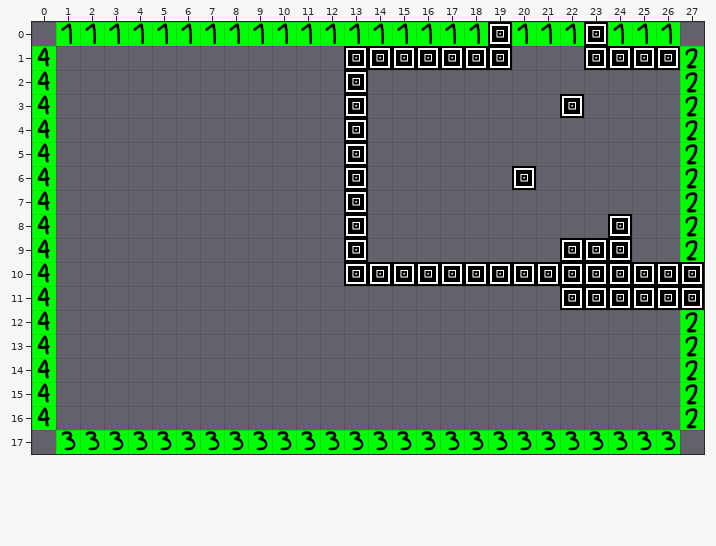
A Tiled map gets an edit: assets/data/debug-maps/devmapLEFT.tmx. This is how it looked before the edit.
Cells are 50x50 px. Shown: x 0..27, y 0..17.
The result:
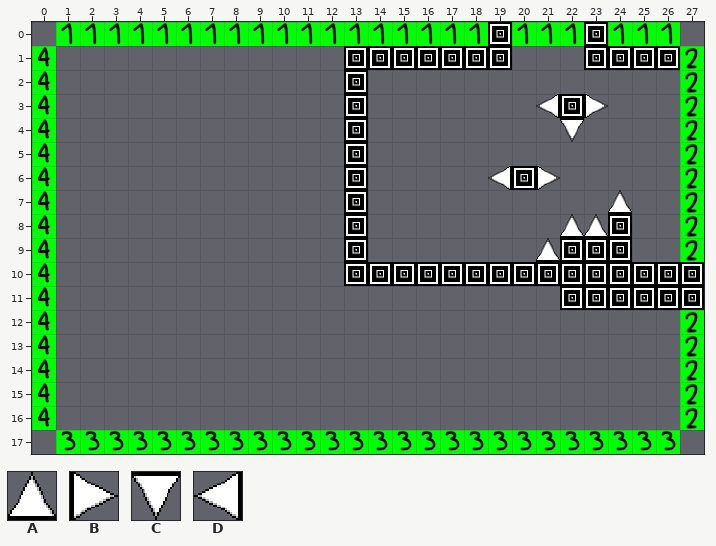
Key: from "devtestMID": A 16, B 17, C 18, D 19.
Objects are placed by their top-left corner, in cells (3,4 is the top-left corner of cell 3,4); size is 1x1 cell unless given.
Diff:
--- layer "spike-normal"
+B at 23,3
+D at 21,3
+C at 22,4
+B at 21,6
+D at 19,6
+A at 24,7
+A at 23,8
+A at 22,8
+A at 21,9
Boxes around the changes in both pictures, in picture pixels (x1, y1, x2, y2):
added: (536, 94, 608, 142)
added: (488, 166, 512, 190)
added: (536, 166, 560, 190)
added: (536, 190, 632, 262)
